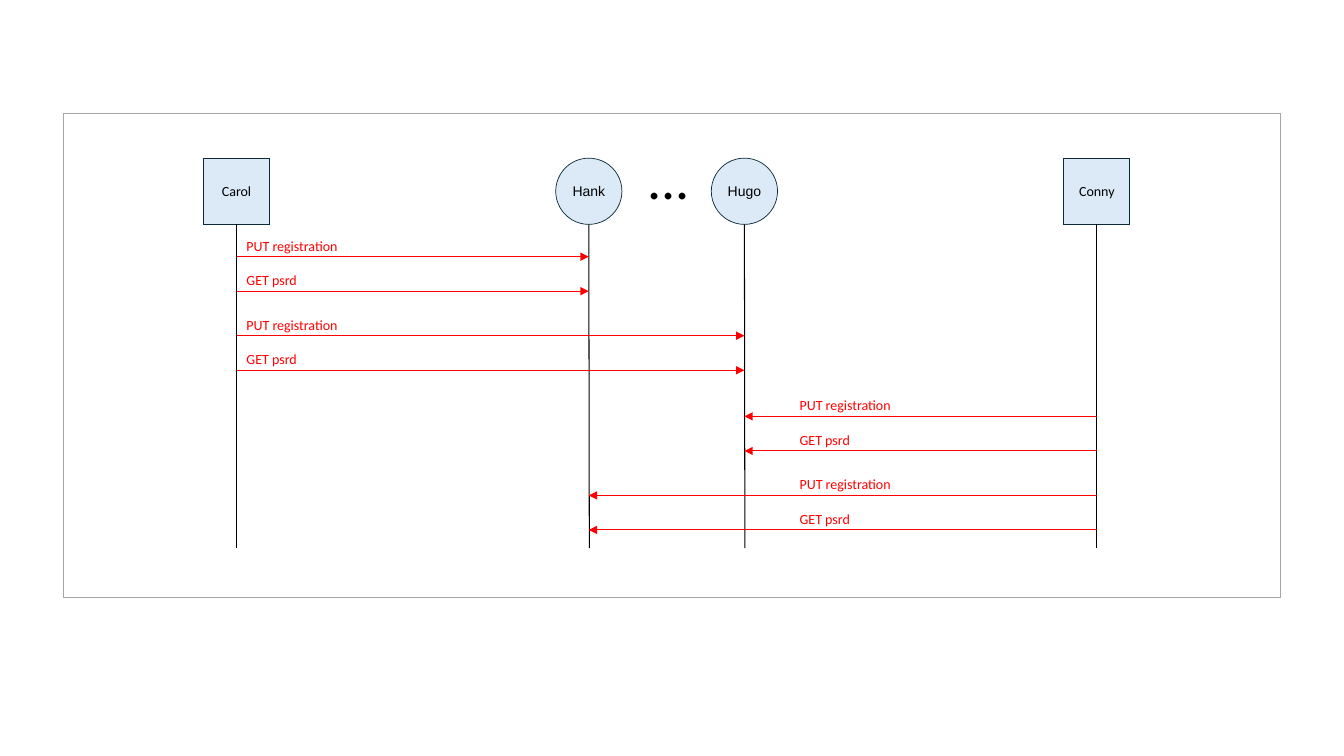
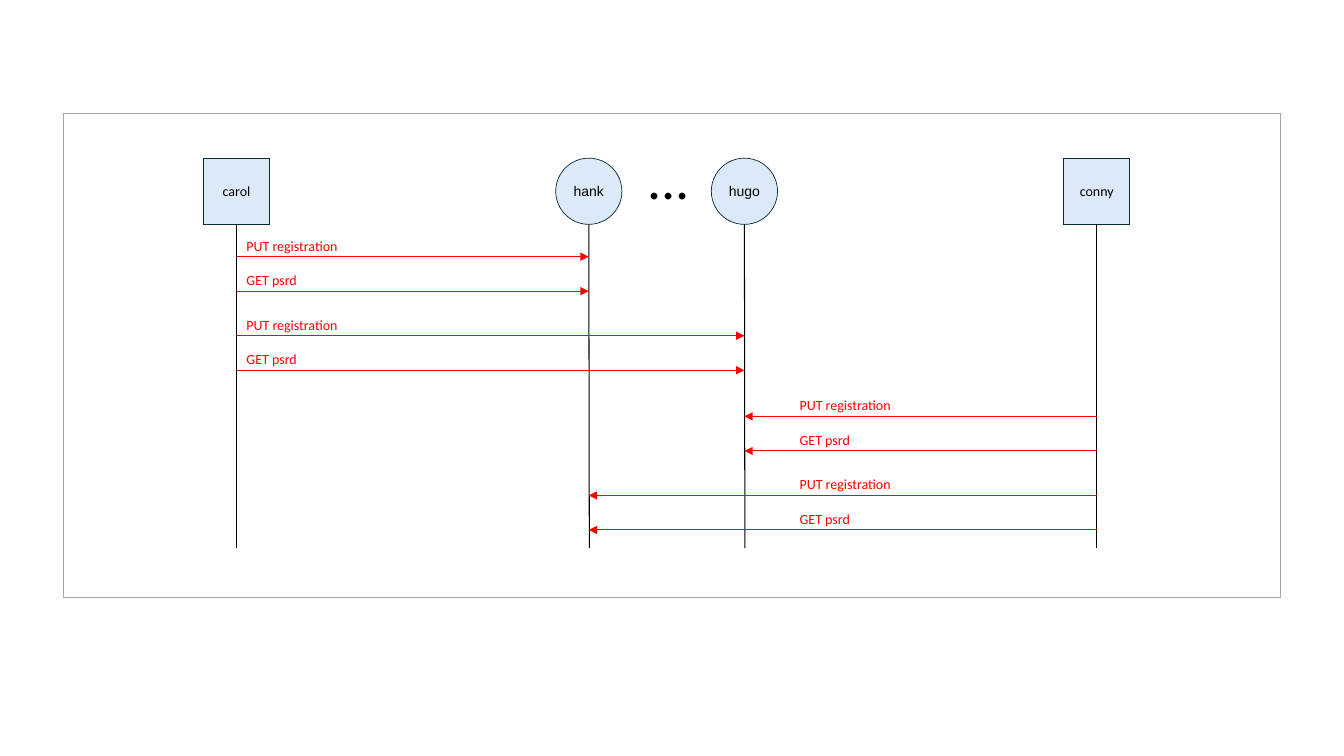
Before and after one commit to brunorijsman/dske-python, a slide deck: slide 10 of docs/figures/figures.pptx. Drawn at 1344x756 pixels with LibreOffice and Linux fonts; fonts in the diff are those of the drawing. Boxes give left, top, right and bottom in pixels: in the first picture for what was removed or moved away, otherwise in the second. Text is boxed around its words. In the diff, an @@ line names an element or a change of style, - is before the commit and + after.

```diff
--- a/docs/figures/figures.pptx
+++ b/docs/figures/figures.pptx
@@ text in rectangle at <box>223,186,251,196</box>: text changed @@
-Carol
+carol
@@ text in ellipse at <box>574,186,604,196</box>: text changed @@
-Hank
+hank
@@ text in ellipse at <box>729,186,760,199</box>: text changed @@
-Hugo
+hugo
@@ text in rectangle at <box>1080,189,1114,199</box>: text changed @@
-Conny
+conny
```
Also in this commit, not shown: 1 other slide changed, 14 other files.
